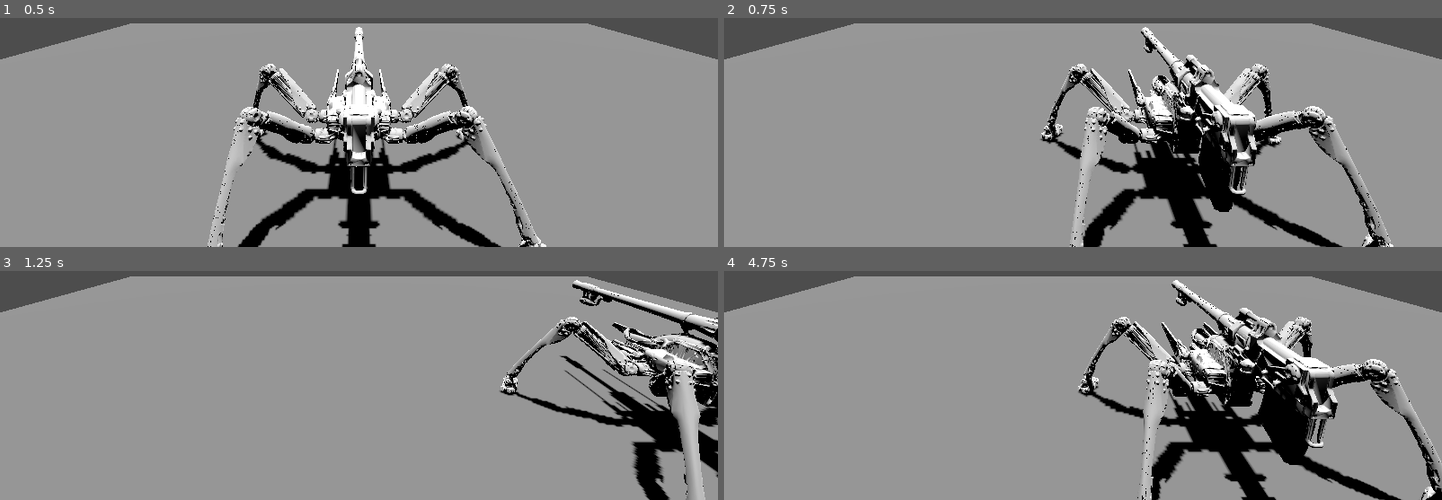
Above: before the commit, frames 1-4 (two rows, left to right).
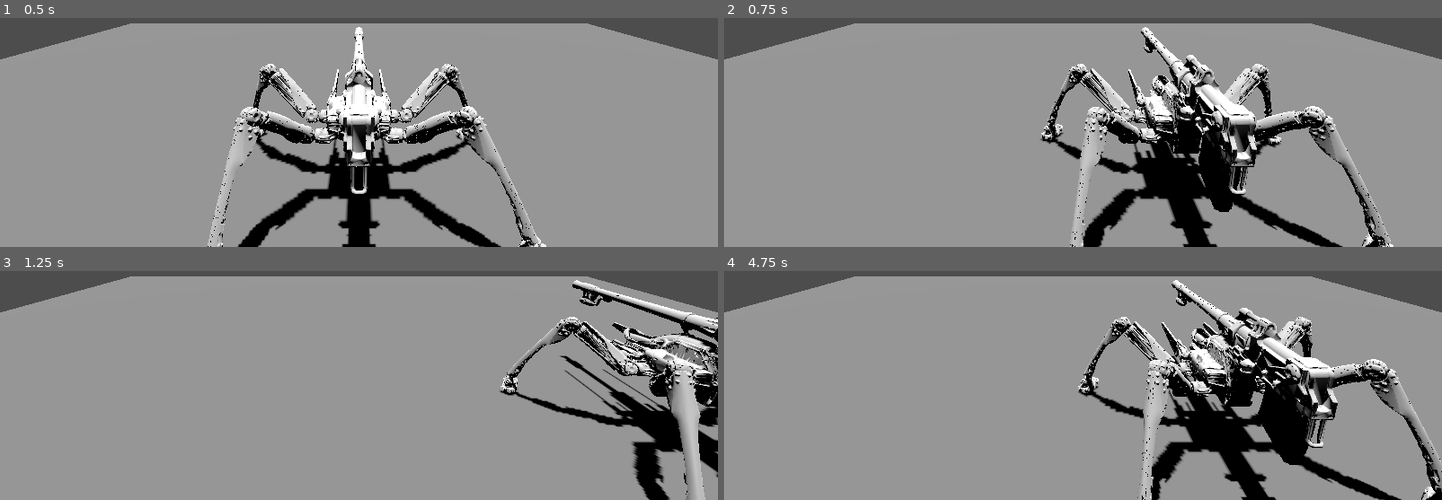
Above: after the commit, the same moments.

Repository: Nihtster/Brisingamen-Alter
Game: Godot game, scene res://main.tscn
Same seed, same stepped clock (60 frames per second), same inputs: the game is played once before the commit and once after it.
Inputs:
- Up to frame 1 (0.5 s): no input
- Up to frame 2 (0.75 s): tap Enter at 0.5 s; hold D (move_right) from 0.53 s (still down)
- Up to frame 3 (1.25 s): keep holding D (move_right)
- Up to frame 4 (4.75 s): release D (move_right) at 1.28 s; hold S (move_back) 1.28-2.03 s; tap Space at 2, 3.5 s; hold D (move_right) 2.03-2.78 s; tap Enter at 2.75 s; hold W (move_forward) 2.78-3.53 s; hold A (move_left) from 3.53 s (still down)

Frame 1 is identical in both runs. In frame 2, 0.2% of the frame differs, in the area x 44-93%, y 7-100%; in frame 3, 0.1%; in frame 4, 0.2%, in the area x 49-100%, y 6-100%.

Commit message:
perf(movement): improved player script structure for ease of use.

Diff:
--- a/player/player.gd
+++ b/player/player.gd
@@ -1,30 +1,44 @@
 extends CharacterBody3D
-@export var player_speed = 17 # meters/second (60 km/h)
-@export var player_turn_speed = 100 # m/s
-@export var fall_acceleration = 9.81 # meters/second^2
+@export var player_speed: float = 17.0 # m/s (~60 km/h)
+@export var player_turn_speed: float = 15.0 # m/s
+@export var fall_acceleration: float = ProjectSettings.get_setting(
+									"physics/3d/default_gravity") # 9.81 m/s
 @onready var pivot := $Pivot
+var target_velocity: Vector3 = Vector3.ZERO
 
-var target_velocity = Vector3.ZERO
+# Input handler
+## Scans direction input through Vect2 and remaps it for Vect3 usage.
+func _get_movement_input() -> Vector3:
+	var input_dir: Vector2 = Input.get_vector("move_left", "move_right",
+									"move_forward", "move_back")
+	var direction: Vector3 = Vector3(input_dir.x, 0, input_dir.y)
+	return direction
 
+# Rotation handler
+func _apply_rotation(look_target: Vector3, delta: float) -> void:
+	if look_target != Vector3.ZERO:
+		pivot.basis = pivot.basis.slerp(Basis.looking_at(look_target),
+											player_turn_speed * delta)
 
-func _physics_process(delta: float) -> void:
-	# take x/y input from V2 and map to V3 movement.
-	var input_dir = Input.get_vector("move_left", "move_right",
-									"move_forward", "move_back")
-
-	var direction = Vector3(input_dir.x, 0, input_dir.y)
-
-	if direction != Vector3.ZERO:
-		pivot.basis = pivot.basis.slerp(Basis.looking_at(direction),
-											player_turn_speed * delta)
+# Movement application
+func _apply_movement(direction: Vector3, delta: float) -> void:
 	# Ground Velocity
 	target_velocity.x = direction.x * player_speed
 	target_velocity.z = direction.z * player_speed
 
 	# Vertical Velocity
-	if not is_on_floor(): # If in the air, fall towards the floor. Literally gravity
+	if not is_on_floor():
 		target_velocity.y = target_velocity.y - (fall_acceleration * delta)
+	else:
+		target_velocity.y = -0.1
 
 	# Moving the Character
 	velocity = target_velocity
 	move_and_slide()
+
+# movement orchestration
+func _physics_process(delta: float) -> void:
+	var direction: Vector3 = _get_movement_input()
+	var look_target: Vector3 = direction
+	_apply_rotation(look_target, delta)
+	_apply_movement(direction, delta)
